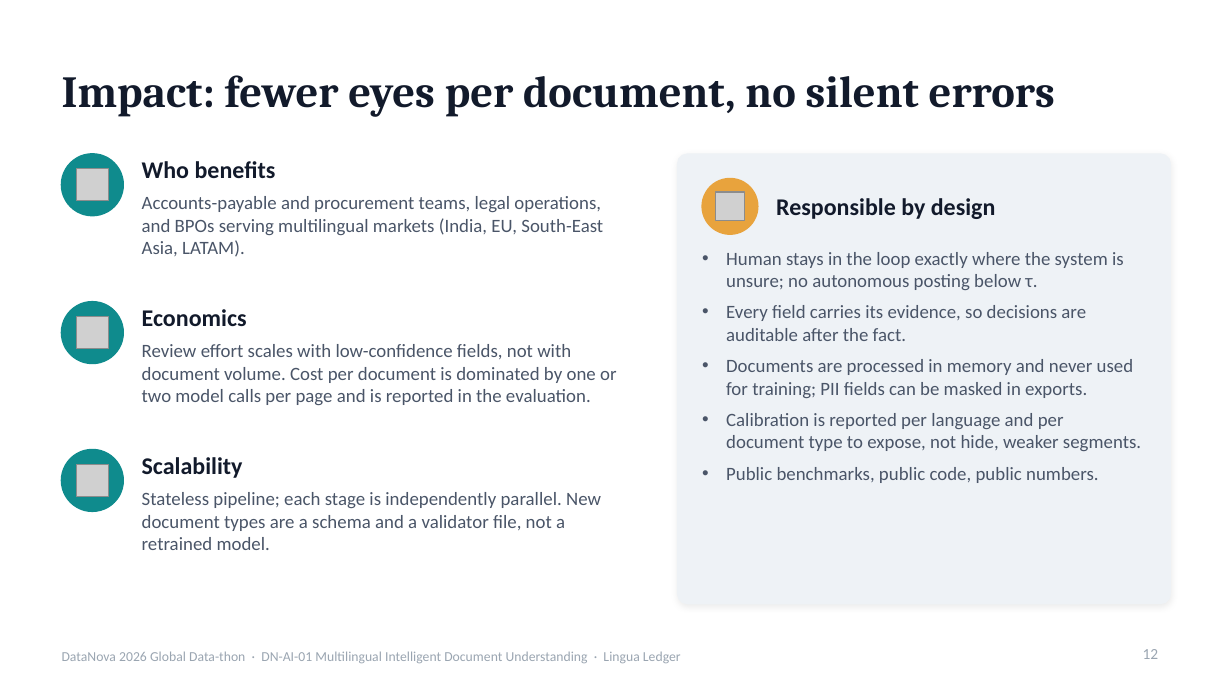
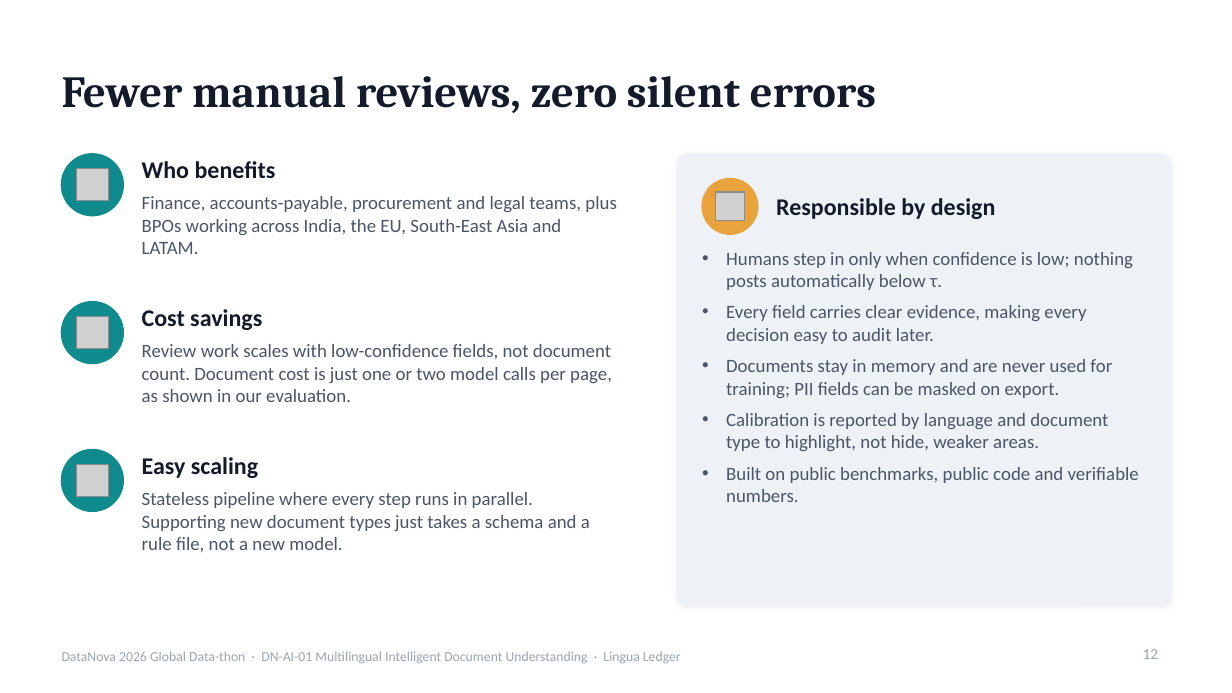
Before and after one commit to rishavnaskar/lingua-ledger, a slide deck: slide 12 of deck/LinguaLedger-DataNova2026-Round1.pptx. Drawn at 1232x693 pixels with LibreOffice and Linux fonts; fonts in the diff are those of the drawing; grey boxes stand for pictures. Boxes give left, top, right and bottom in pixels: in the first picture for what was removed or moved away, otherwise in the second. Text is boxed around its words. In the diff, an @@ line names an element or a change of style, - is before the commit and + after.

```diff
--- a/deck/LinguaLedger-DataNova2026-Round1.pptx
+++ b/deck/LinguaLedger-DataNova2026-Round1.pptx
@@ title at bbox=[62, 76, 876, 113]: text changed @@
-Impact: fewer eyes per document, no silent errors
+Fewer manual reviews, zero silent errors
@@ text at bbox=[142, 196, 617, 254]: text changed @@
-Accounts-payable and procurement teams, legal operations, and BPOs serving multilingual markets (India, EU, South-East Asia, LATAM).
+Finance, accounts-payable, procurement and legal teams, plus BPOs working across India, the EU, South-East Asia and LATAM.
@@ text at bbox=[726, 252, 1139, 502]: text changed @@
-• Human stays in the loop exactly where the system is unsure; no autonomous posting below τ.
-• Every field carries its evidence, so decisions are auditable after the fact.
-• Documents are processed in memory and never used for training; PII fields can be masked in exports.
-• Calibration is reported per language and per document type to expose, not hide, weaker segments.
-• Public benchmarks, public code, public numbers.
+• Humans step in only when confidence is low; nothing posts automatically below τ.
+• Every field carries clear evidence, making every decision easy to audit later.
+• Documents stay in memory and are never used for training; PII fields can be masked on export.
+• Calibration is reported by language and document type to highlight, not hide, weaker areas.
+• Built on public benchmarks, public code and verifiable numbers.
@@ text at bbox=[142, 309, 262, 330]: text changed @@
-Economics
+Cost savings
@@ text at bbox=[142, 344, 612, 402]: text changed @@
-Review effort scales with low-confidence fields, not with document volume. Cost per document is dominated by one or two model calls per page and is reported in the evaluation.
+Review work scales with low-confidence fields, not document count. Document cost is just one or two model calls per page, as shown in our evaluation.
@@ text at bbox=[142, 457, 258, 478]: text changed @@
-Scalability
+Easy scaling
@@ text at bbox=[142, 492, 590, 552]: text changed @@
-Stateless pipeline; each stage is independently parallel. New document types are a schema and a validator file, not a retrained model.
+Stateless pipeline where every step runs in parallel. Supporting new document types just takes a schema and a rule file, not a new model.
```
Also in this commit, not shown: 12 other slides changed, 2 other files.
